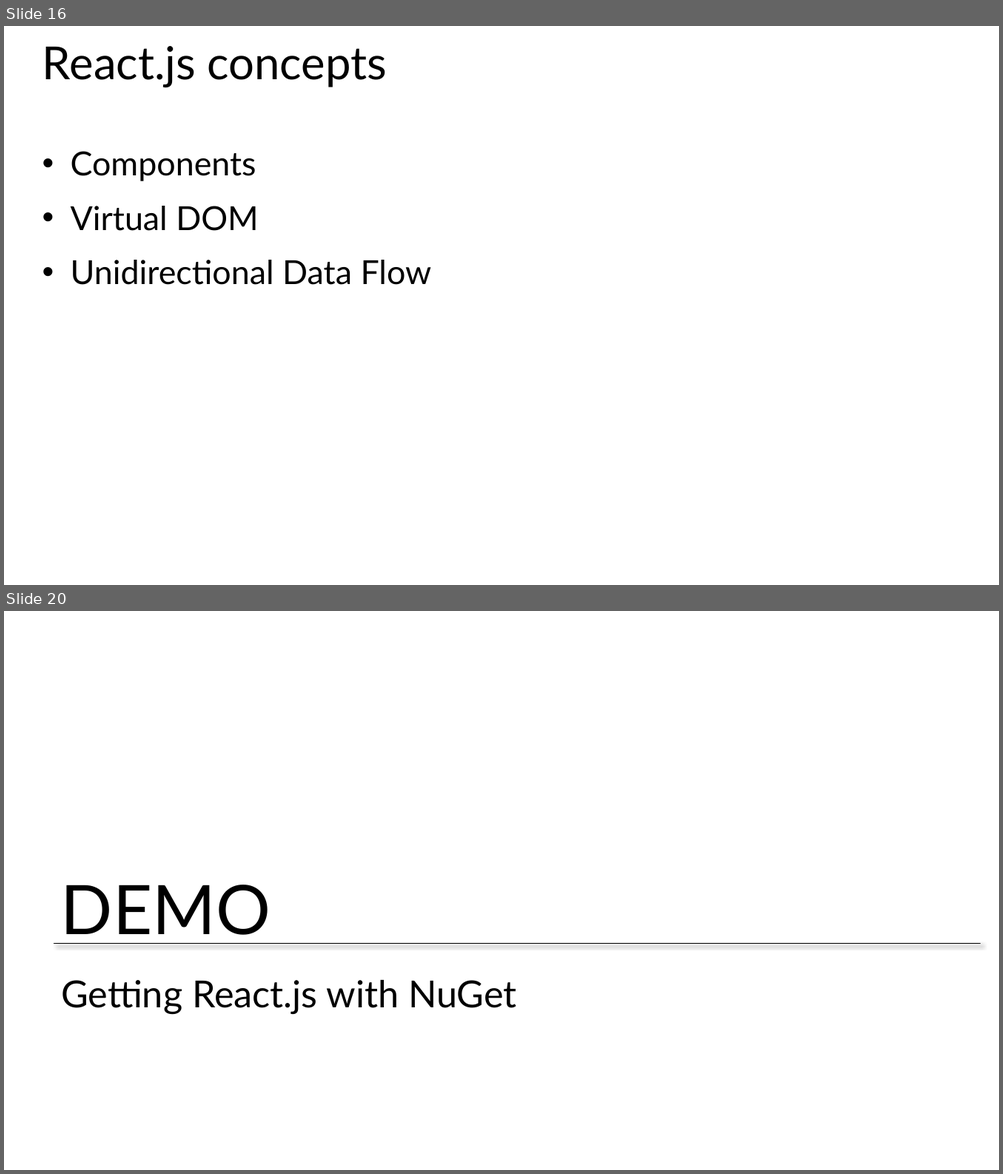
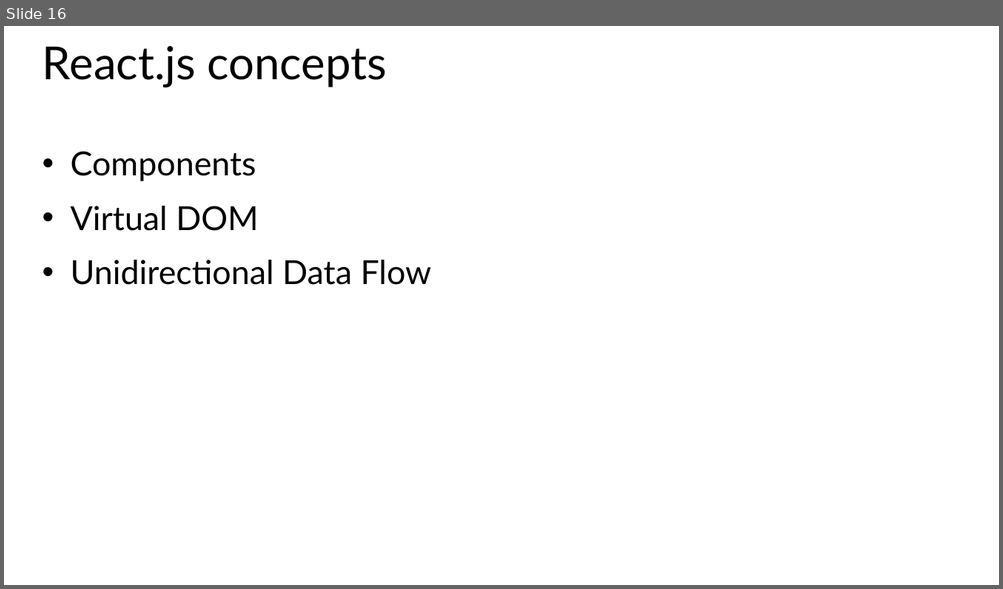
Before and after one commit to MicrosoftLearning/ReactJS, a slide deck: Slides/1 - Introducing React.pptx. Shown one above the other, each under a label of ours: slides 16 and 20 before the commit, slide 16 after it; the slides between them are not shown. The pictures are 1003x1174 and 1003x589 pixels, drawn with LibreOffice and Linux fonts; fonts in the diff are those of the drawing; background and template pictures are left out. Boxes give left, top, right and bottom in pixels: in the first picture for what was removed or moved away, otherwise in the second. Text is boxed around its words. In the diff, an @@ line names an element or a change of style, - is before the commit and + after.

```diff
--- a/Slides/1 - Introducing React.pptx
+++ b/Slides/1 - Introducing React.pptx
@@ slide 20 removed at [4,611,999,1170], background #FFFFFF @@
@@ text removed at [61,885,270,944] @@
-DEMO
@@ line removed from (54, 944) to (981, 944) @@
@@ title removed at [61,980,517,1014] @@
-Getting React.js with NuGet
```
Also in this commit, not shown: 3 other slides removed, 3 other files.
